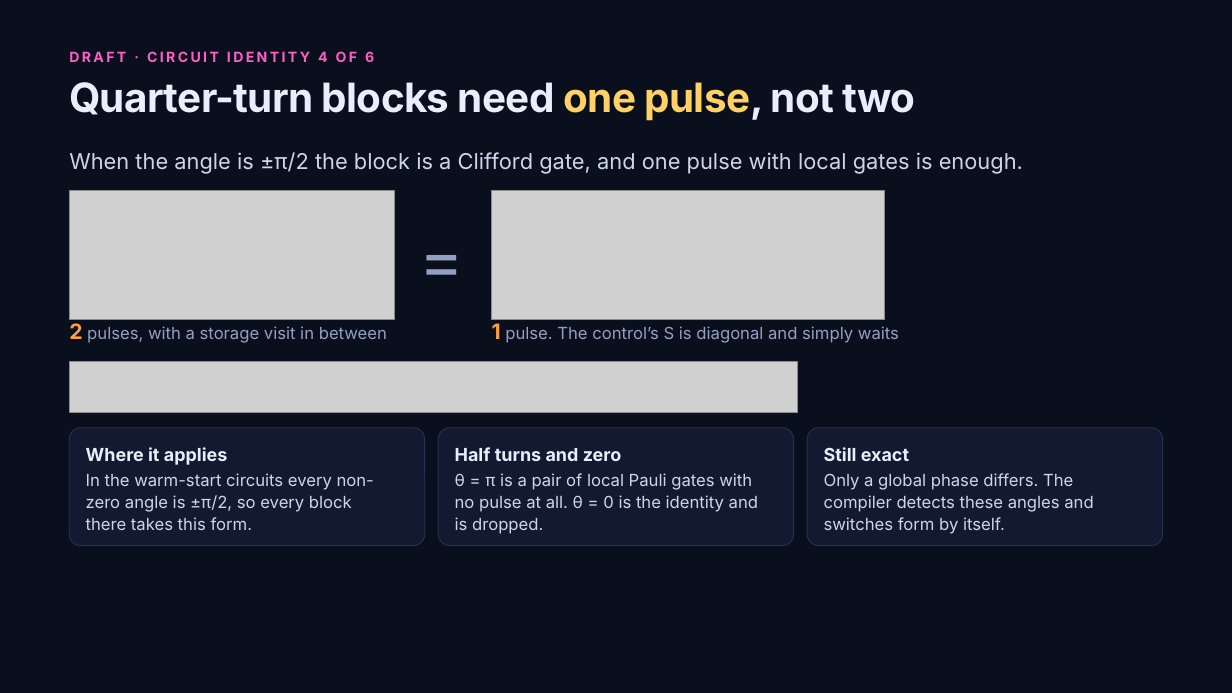
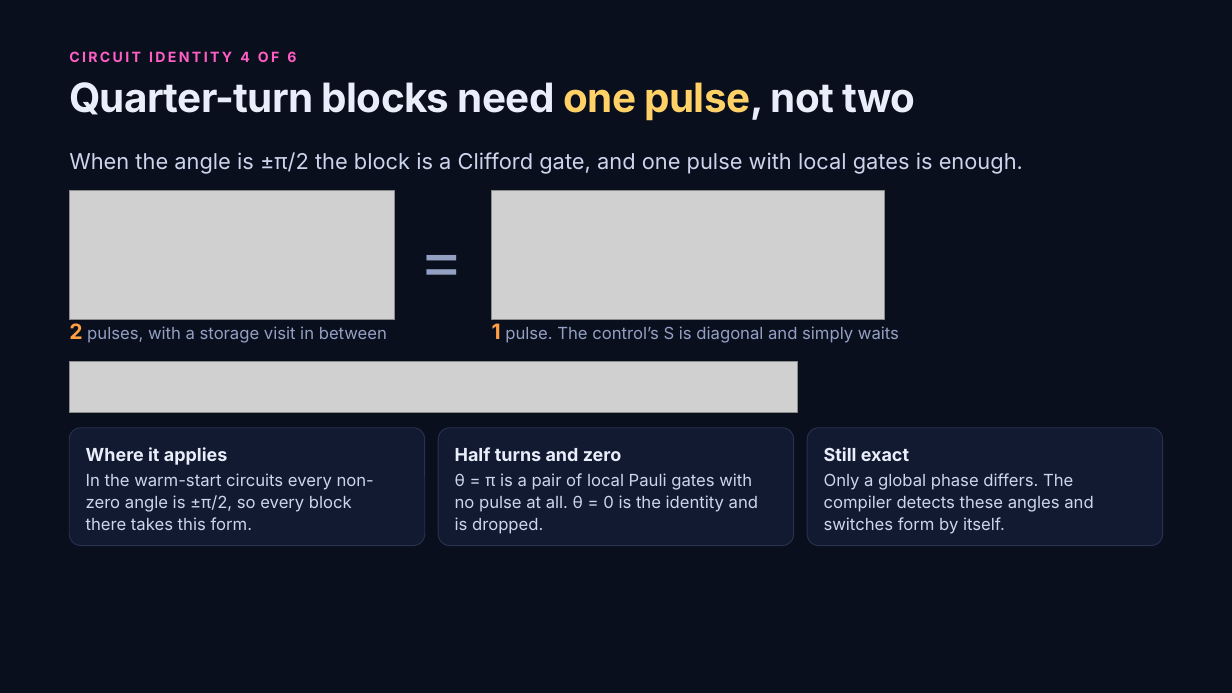
Before and after one commit to Superposition-Squad/2026-PushQuantum-Hackathon, a slide deck: slide 13 of slides/relay/relay.pptx. Drawn at 1232x693 pixels with LibreOffice and Linux fonts; fonts in the diff are those of the drawing; grey boxes stand for pictures. Boxes give left, top, right and bottom in pixels: in the first picture for what was removed or moved away, otherwise in the second. Text is boxed around its words. In the diff, an @@ line names an element or a change of style, - is before the commit and + after.

```diff
--- a/slides/relay/relay.pptx
+++ b/slides/relay/relay.pptx
@@ text at (69, 51, 296, 62): text changed @@
-DRAFT · CIRCUIT IDENTITY 4 OF 6
+CIRCUIT IDENTITY 4 OF 6
```
Also in this commit, not shown: 6 other slides changed, 6 other files.
